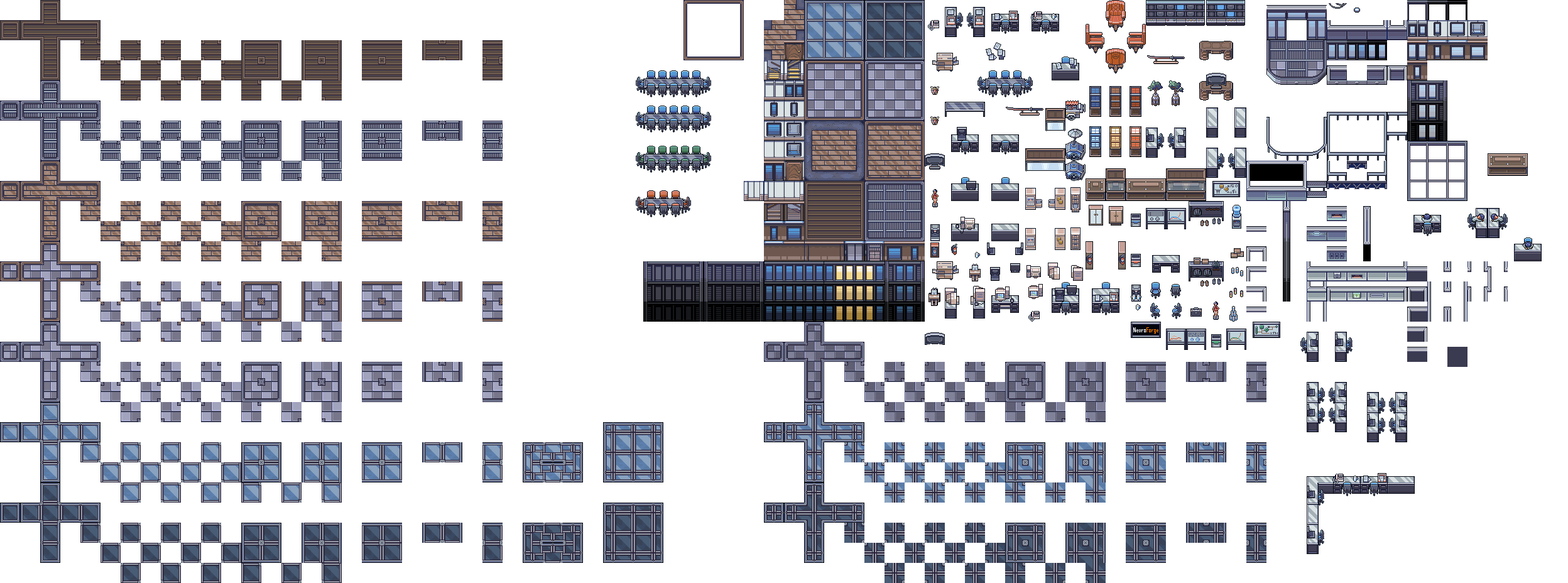
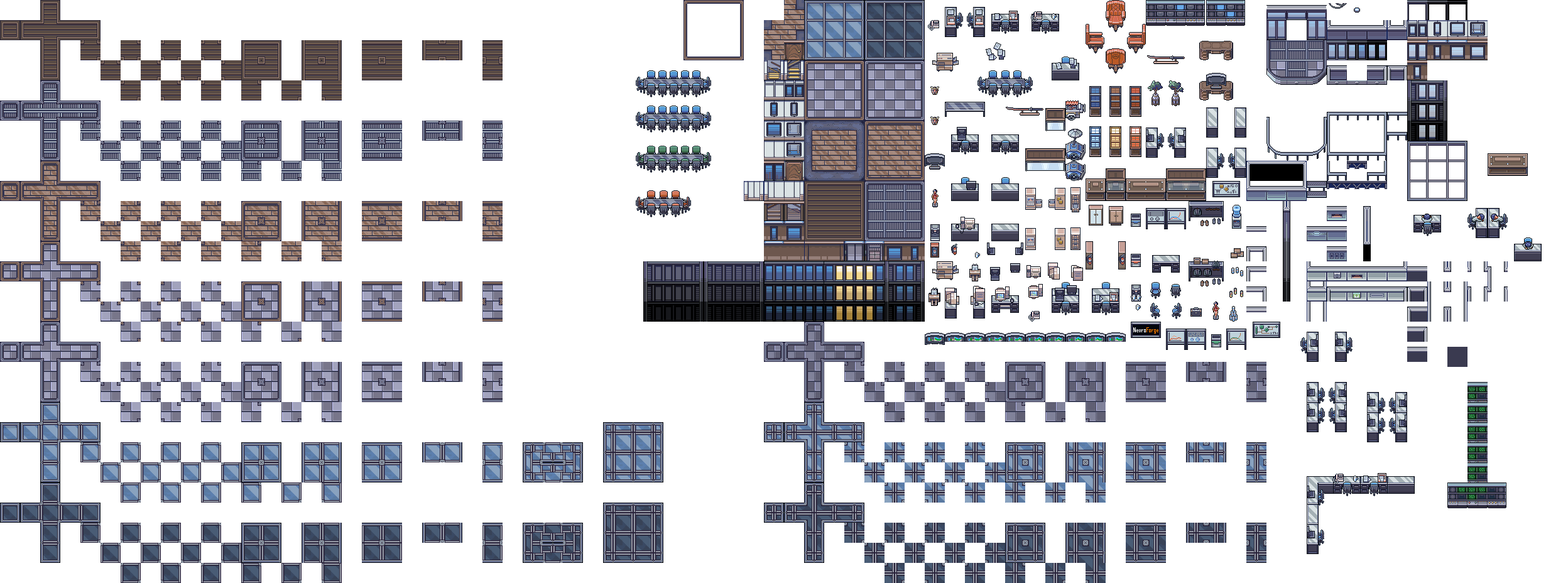
Revision of a layered 1568×583 image; what changed, layer by layer:
renamed "Ebene 20" to "Ebene 60", painted on it over [left=928, top=332, right=1507, bottom=509]
removed layer "Ebene 19" over [left=928, top=332, right=1507, bottom=509]
